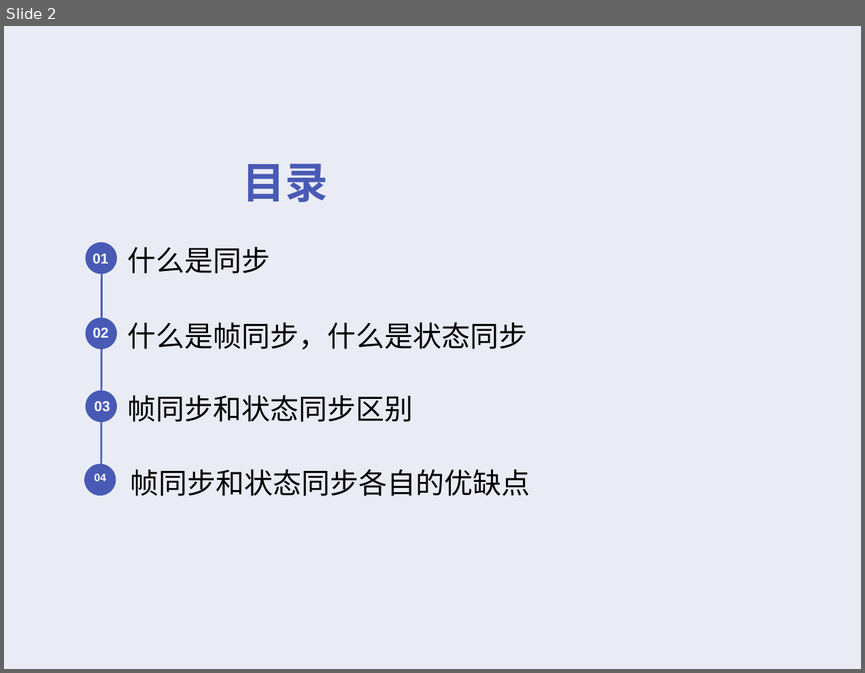
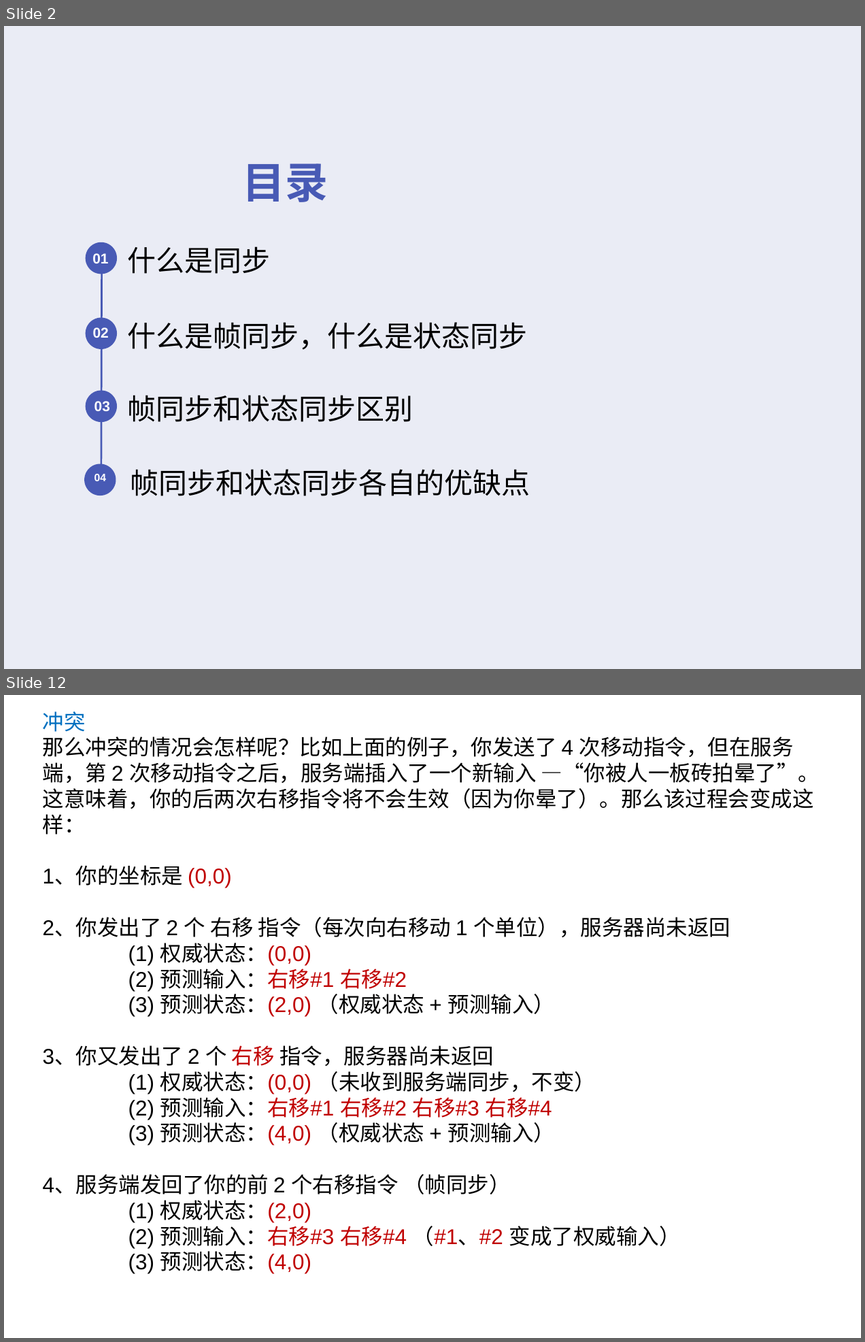
Before and after one commit to cyk88888888/LockStep-StateSynchronization, a slide deck: 浅析帧同步和状态同步.ppt. Shown one above the other, each under a label of ours: slide 2 before the commit, slides 2 and 12 after it; the slides between them are not shown. The pictures are 865x673 and 865x1342 pixels, drawn with LibreOffice and Linux fonts; fonts in the diff are those of the drawing; background and template pictures are left out. Boxes give left, top, right and bottom in pixels: in the first picture for what was removed or moved away, otherwise in the second. Text is boxed around its words. In the diff, an @@ line names an element or a change of style, - is before the commit and + after.

```diff
--- a/浅析帧同步和状态同步.ppt
+++ b/浅析帧同步和状态同步.ppt
@@ slide 12 added at (x1=4, y1=695, x2=861, y2=1338), background #FFFFFF @@
@@ text added at (x1=43, y1=711, x2=820, y2=1274), 18 pt, text #000000 @@
+冲突
+那么冲突的情况会怎样呢？比如上面的例子，你发送了 4 次移动指令，但在服务端，第 2 次移动指令之后，服务端插入了一个新输入 —“你被人一板砖拍晕了”。这意味着，你的后两次右移指令将不会生效（因为你晕了）。那么该过程会变成这样：
+1、你的坐标是 (0,0)
+2、你发出了 2 个 右移 指令（每次向右移动 1 个单位），服务器尚未返回
+(1) 权威状态：(0,0)
+(2) 预测输入：右移#1 右移#2
+(3) 预测状态：(2,0) （权威状态 + 预测输入）
+3、你又发出了 2 个 右移 指令，服务器尚未返回
+(1) 权威状态：(0,0) （未收到服务端同步，不变）
+(2) 预测输入：右移#1 右移#2 右移#3 右移#4
+(3) 预测状态：(4,0) （权威状态 + 预测输入）
+4、服务端发回了你的前 2 个右移指令 （帧同步）
+(1) 权威状态：(2,0)
+(2) 预测输入：右移#3 右移#4 （#1、#2 变成了权威输入）
+(3) 预测状态：(4,0)
```
Also in this commit, not shown: 4 slides changed, 10 other slides added, 8 slides removed, 8 other files.
